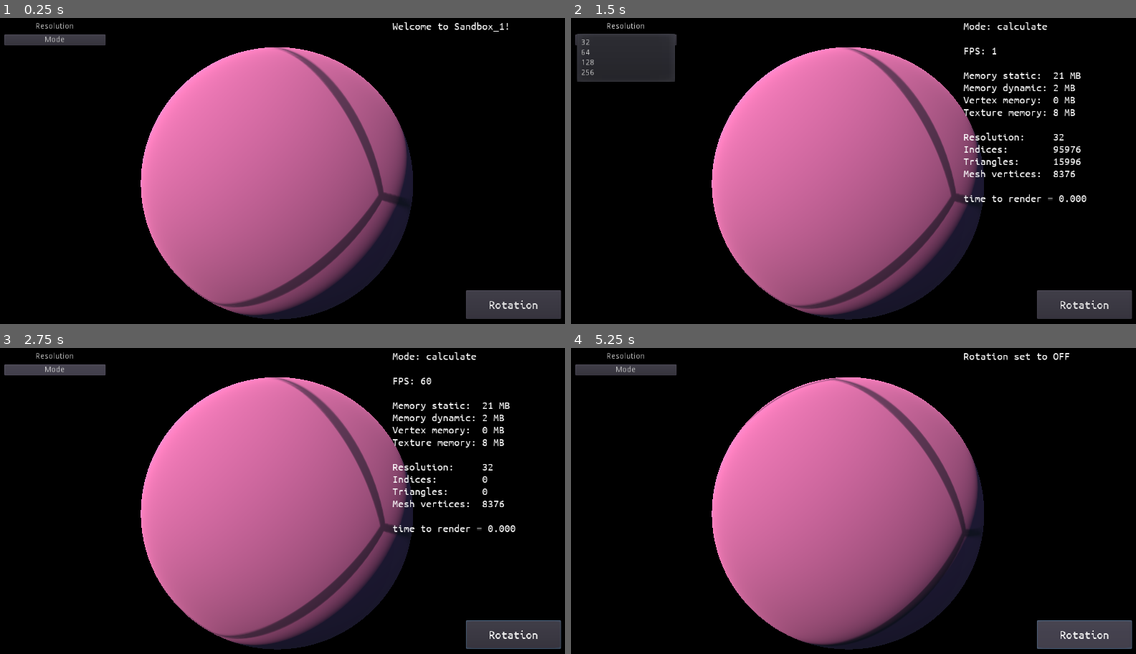
Above: before the commit, frames 1-4 (two rows, left to right).
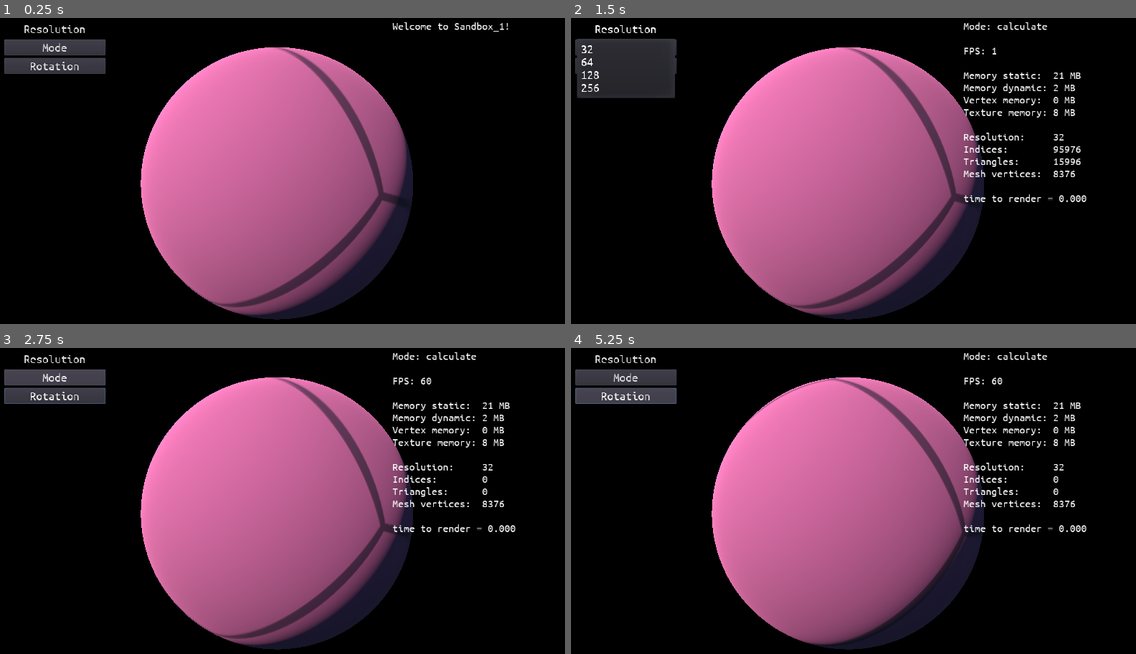
Above: after the commit, the same moments.

Repository: jinjagit/sandbox_1
Game: Godot game, scene res://Main.tscn
Same seed, same stepped clock (60 frames per second), same inputs: the game is played once before the commit and once after it.
Inputs:
- Up to frame 1 (0.25 s): no input
- Up to frame 2 (1.5 s): click "Rotation" at 0.5 s; click "Resolution" at 1.25 s
- Up to frame 3 (2.75 s): click "Mode" at 2 s
- Up to frame 4 (5.25 s): click "Rotation" at 2.75 s; click "Resolution" at 3.5 s; click "Mode" at 4.25 s; click "Rotation" at 5 s

The runs differ from the first frame. In frame 1, 3.6% of the frame differs, in the area x 0-100%, y 1-99%; in frame 2, 3.1%; in frame 3, 3.6%; in frame 4, 5.3%.

Commit message:
Style menu popup to mtach other UI fonts

Diff:
--- /dev/null
+++ b/Main.tres
@@ -0,0 +1,28 @@
+[gd_resource type="Theme" load_steps=3 format=2]
+
+[ext_resource path="res://assets/fonts/UbuntuMono-Regular.ttf" type="DynamicFontData" id=1]
+
+[sub_resource type="DynamicFont" id=6]
+size = 22
+font_data = ExtResource( 1 )
+
+[resource]
+PopupMenu/colors/font_color = Color( 1, 1, 1, 1 )
+PopupMenu/colors/font_color_accel = Color( 0, 0, 0, 1 )
+PopupMenu/colors/font_color_disabled = Color( 0, 0, 0, 1 )
+PopupMenu/colors/font_color_hover = Color( 0.85098, 0.85098, 0.85098, 1 )
+PopupMenu/colors/font_color_separator = Color( 0, 0, 0, 1 )
+PopupMenu/constants/hseparation = 0
+PopupMenu/constants/vseparation = 0
+PopupMenu/fonts/font = SubResource( 6 )
+PopupMenu/icons/checked = null
+PopupMenu/icons/radio_checked = null
+PopupMenu/icons/radio_unchecked = null
+PopupMenu/icons/submenu = null
+PopupMenu/icons/unchecked = null
+PopupMenu/styles/hover = null
+PopupMenu/styles/labeled_separator_left = null
+PopupMenu/styles/labeled_separator_right = null
+PopupMenu/styles/panel = null
+PopupMenu/styles/panel_disabled = null
+PopupMenu/styles/separator = null
--- a/Main.tscn
+++ b/Main.tscn
@@ -1,11 +1,20 @@
-[gd_scene load_steps=5 format=2]
+[gd_scene load_steps=8 format=2]
 
 [ext_resource path="res://Planet.tscn" type="PackedScene" id=1]
 [ext_resource path="res://assets/fonts/UbuntuMono-Regular.ttf" type="DynamicFontData" id=2]
+[ext_resource path="res://Main.tres" type="Theme" id=3]
 
 [sub_resource type="DynamicFont" id=3]
 size = 20
 use_filter = true
+font_data = ExtResource( 2 )
+
+[sub_resource type="DynamicFont" id=4]
+size = 22
+font_data = ExtResource( 2 )
+
+[sub_resource type="DynamicFont" id=5]
+size = 22
 font_data = ExtResource( 2 )
 
 [sub_resource type="DynamicFont" id=1]
@@ -37,6 +46,7 @@
 [node name="Control" type="Control" parent="."]
 anchor_right = 1.0
 anchor_bottom = 1.0
+theme = ExtResource( 3 )
 
 [node name="CanvasLayer" type="CanvasLayer" parent="Control"]
 
@@ -54,18 +64,6 @@
 text = "Welcome to Sandbox_1!"
 fit_content_height = true
 
-[node name="Button" type="Button" parent="Control/CanvasLayer"]
-anchor_left = 0.934
-anchor_top = 0.883
-anchor_right = 0.934
-anchor_bottom = 0.893
-margin_left = -108.92
-margin_top = -29.8
-margin_right = 61.08
-margin_bottom = 15.2
-custom_fonts/font = SubResource( 1 )
-text = "Rotation"
-
 [node name="VBoxContainer" type="VBoxContainer" parent="Control/CanvasLayer"]
 margin_left = 23.0
 margin_top = 18.0
@@ -74,14 +72,24 @@
 
 [node name="MenuButton" type="MenuButton" parent="Control/CanvasLayer/VBoxContainer"]
 margin_right = 181.0
-margin_bottom = 20.0
+margin_bottom = 29.0
+theme = ExtResource( 3 )
+custom_fonts/font = SubResource( 4 )
 text = "Resolution"
 
 [node name="ButtonMode" type="Button" parent="Control/CanvasLayer/VBoxContainer"]
-margin_top = 24.0
+margin_top = 33.0
 margin_right = 181.0
-margin_bottom = 44.0
+margin_bottom = 62.0
+custom_fonts/font = SubResource( 5 )
 text = "Mode"
 
-[connection signal="pressed" from="Control/CanvasLayer/Button" to="Planet" method="_on_Button_pressed"]
+[node name="Button" type="Button" parent="Control/CanvasLayer/VBoxContainer"]
+margin_top = 66.0
+margin_right = 181.0
+margin_bottom = 95.0
+custom_fonts/font = SubResource( 1 )
+text = "Rotation"
+
 [connection signal="pressed" from="Control/CanvasLayer/VBoxContainer/ButtonMode" to="Planet" method="_on_ButtonMode_pressed"]
+[connection signal="pressed" from="Control/CanvasLayer/VBoxContainer/Button" to="Planet" method="_on_Button_pressed"]
--- a/Planet.gd
+++ b/Planet.gd
@@ -1,7 +1,7 @@
 extends Spatial
 
 onready var StatsText = get_node("../Control/CanvasLayer/RichTextLabel")
-onready var Btn = get_node("../Control/CanvasLayer/Button")
+onready var Btn = get_node("../Control/CanvasLayer/VBoxContainer/Button")
 onready var MenuRes = get_node("../Control/CanvasLayer/VBoxContainer/MenuButton")
 onready var BtnMode = get_node("../Control/CanvasLayer/VBoxContainer/ButtonMode")
 onready var TestData = preload("res://TestData.gd").new()
@@ -71,6 +71,8 @@
 	popup.add_item("128")
 	popup.add_item("256")
 
+	# popup.font.size = 50
+
 	popup.connect("id_pressed", self, "_on_item_pressed")
 
 	# print("Data read from TestData.some_data() {v}".format({"v":str(TestData.some_data()["two"])}))
@@ -113,11 +115,6 @@
 func _on_Button_pressed():
 	set_process(not is_processing())
 
-	if is_processing():
-		StatsText.text = str('Rotation set to ON')
-	else:
-		StatsText.text = str('Rotation set to OFF')
-
 func _on_item_pressed(ID):
 	resolution = int(popup.get_item_text(ID))
 	print(resolution, " pressed (via Planet class)")
